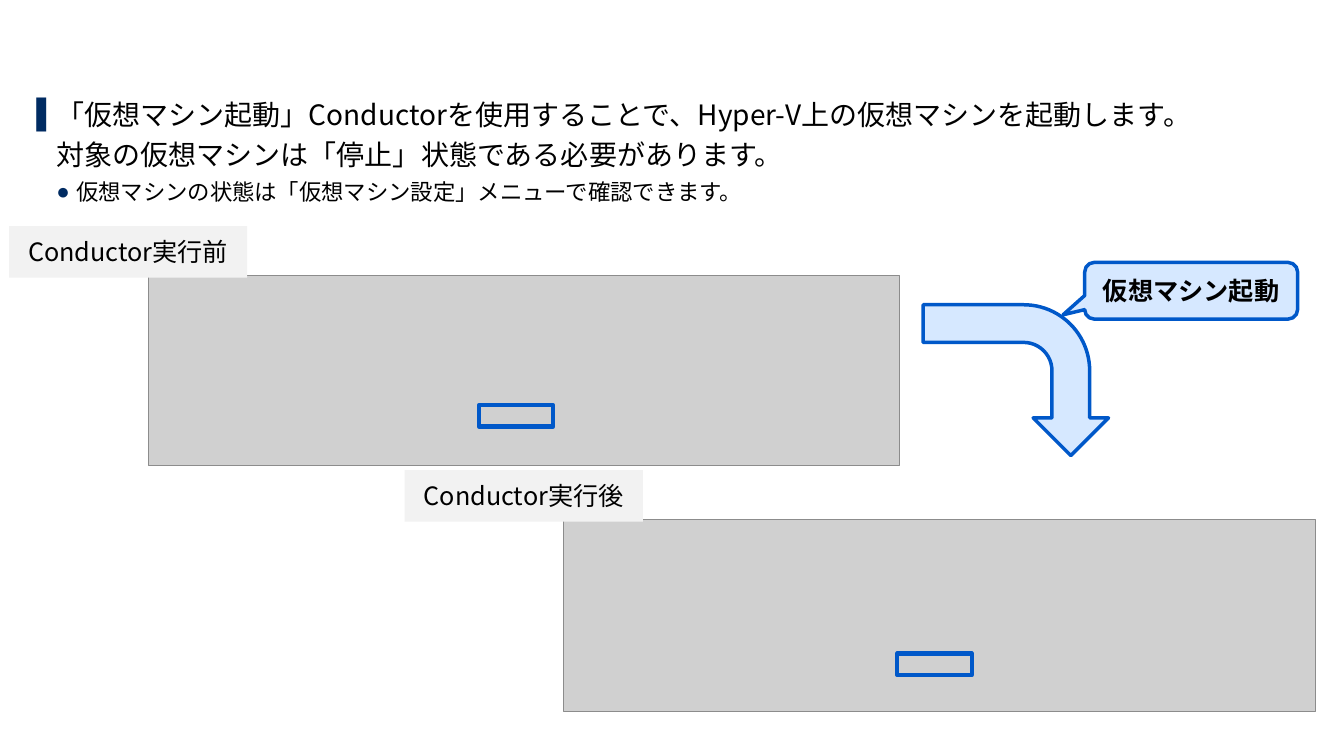
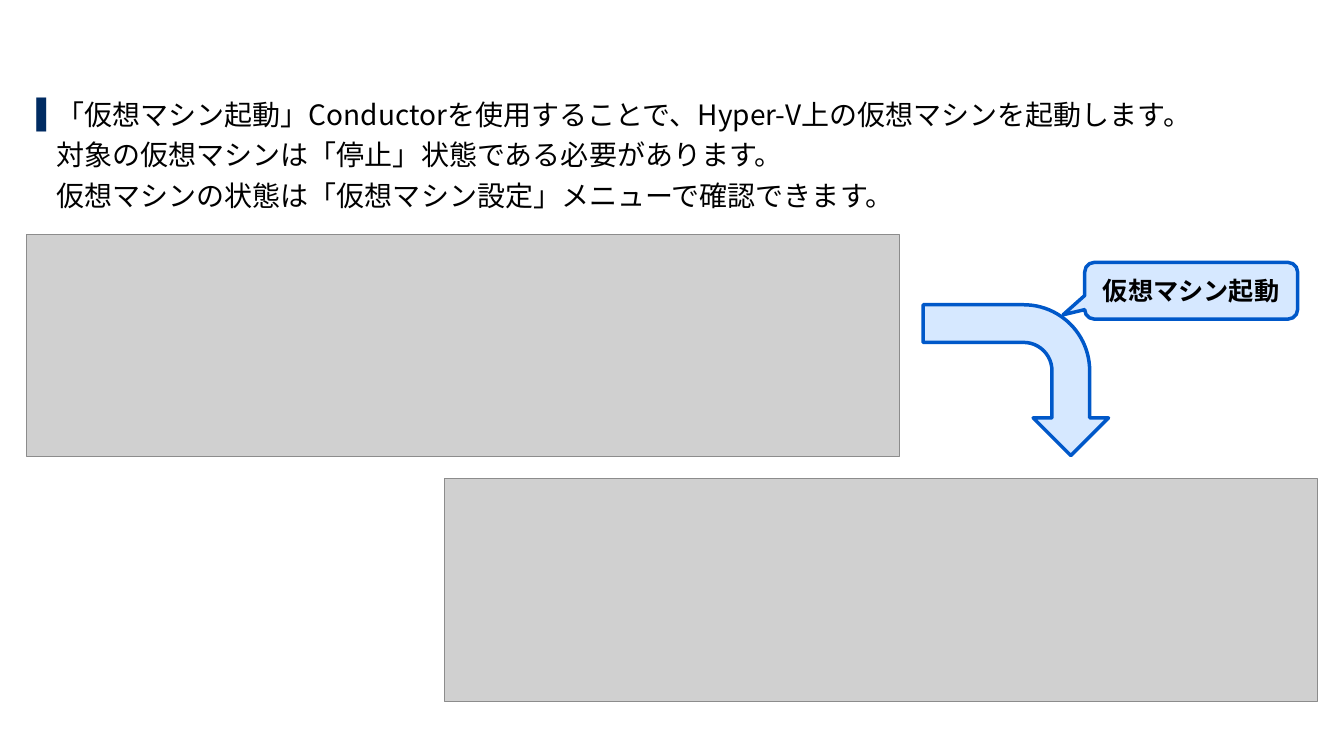
Before and after one commit to exastro-suite/SettingSamples-ITA-HyperV, a slide deck: slide 10 of docs/setting-samples-hyperv-overview_ja.pptx. Drawn at 1344x756 pixels with LibreOffice and Linux fonts; fonts in the diff are those of the drawing; grey boxes stand for pictures; background and template pictures are left out. Boxes give left, top, right and bottom in pixels: in the first picture for what was removed or moved away, otherwise in the second. Text is boxed around its words. In the diff, an @@ line names an element or a change of style, - is before the commit and + after.

```diff
--- a/docs/setting-samples-hyperv-overview_ja.pptx
+++ b/docs/setting-samples-hyperv-overview_ja.pptx
@@ text at bbox=[56, 182, 893, 209]: size 16 to 20 pt in "仮想マシンの状態は「仮想マシン設定」メニューで確認できます。"; bullet ● to none; list level 2 to 1 in "仮想マシンの状態は「仮想マシン設定」メニューで確認できます。" @@
@@ rectangle removed at bbox=[9, 226, 247, 277] @@
-Conductor実行前
@@ picture: place and size @@
-picture at bbox=[148, 275, 899, 466]
+picture at bbox=[26, 235, 899, 456]
@@ rectangle removed at bbox=[479, 405, 554, 426] @@
@@ rectangle removed at bbox=[404, 470, 642, 521] @@
-Conductor実行後
@@ picture: place and size @@
-picture at bbox=[564, 519, 1315, 712]
+picture at bbox=[445, 478, 1318, 702]
@@ rectangle removed at bbox=[897, 653, 972, 675] @@
```
Also in this commit, not shown: 10 other slides changed, 1 other file.
